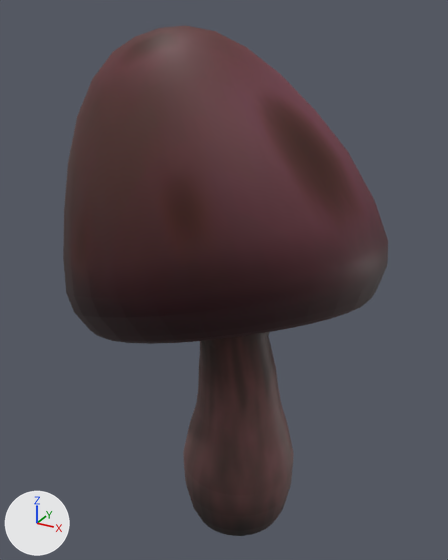
A saved change to the COLLADA model samples/data/COLLADA/mushroom140.dae.
Camera for both pictures: a 50 mm lens placed at (0.00526, -0.00956, 0.00601), pointed at (-0.00009, 0.00017, 0.00114). The axes (+X, +Y, +Z) are drawn at lower left. The lights are the same throughout.

The older version as bpy lines, for what is in view:
```python
me_mushroom_resting2shape = bpy.data.meshes.new('Mushroom_resting2Shape')
me_mushroom_resting2shape.from_pydata(...)  # 3332 vertices, 6660 faces; spans x -0.00286..0.00299, y -0.00308..0.00314, z -0.00435..0.00572
me_mushroom_resting2shape.materials.append(mat_phong1)  # picture img_mushroom_tga
ob_mushroom_resting2 = bpy.data.objects.new('Mushroom_resting2', me_mushroom_resting2shape)
ob_mushroom_resting2.location = (0.0, 0.0, 0.0)
```
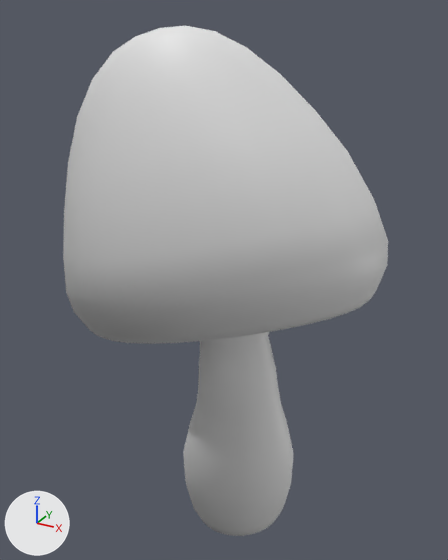
Pixel boxes [x1, y1, x2, y2] of what changed, in the pictures (448 x 560 px):
'Mushroom_resting2', recoloured (brown to grey)
    both: [63, 26, 388, 536]

What the commit changed:
me_mushroom_resting2shape has 3332 vertices, 6660 faces and spans x -0.00286..0.00299, y -0.00308..0.00314, z -0.00435..0.00572.
me_mushroom_resting2shape no longer uses material mat_phong1 (picture img_mushroom_tga).
